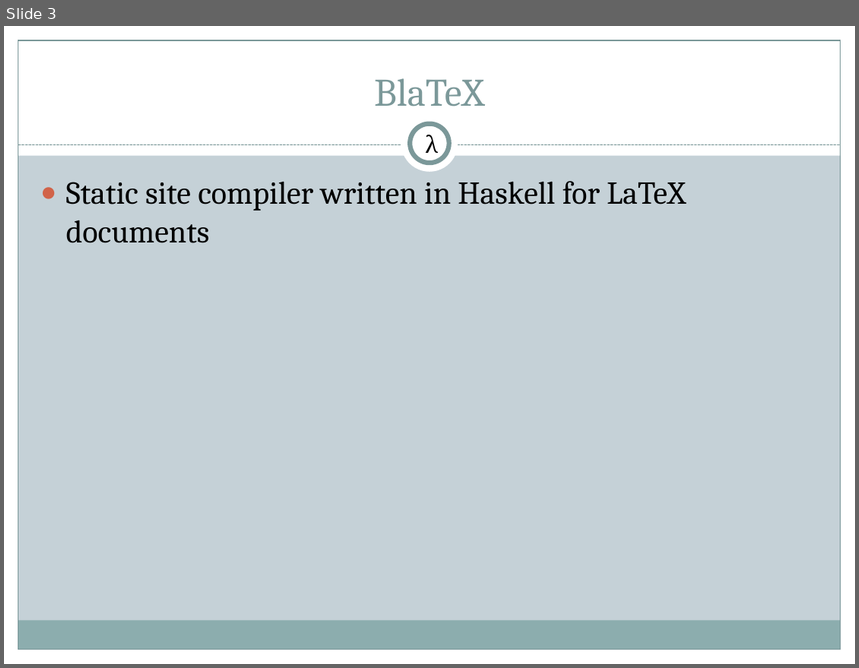
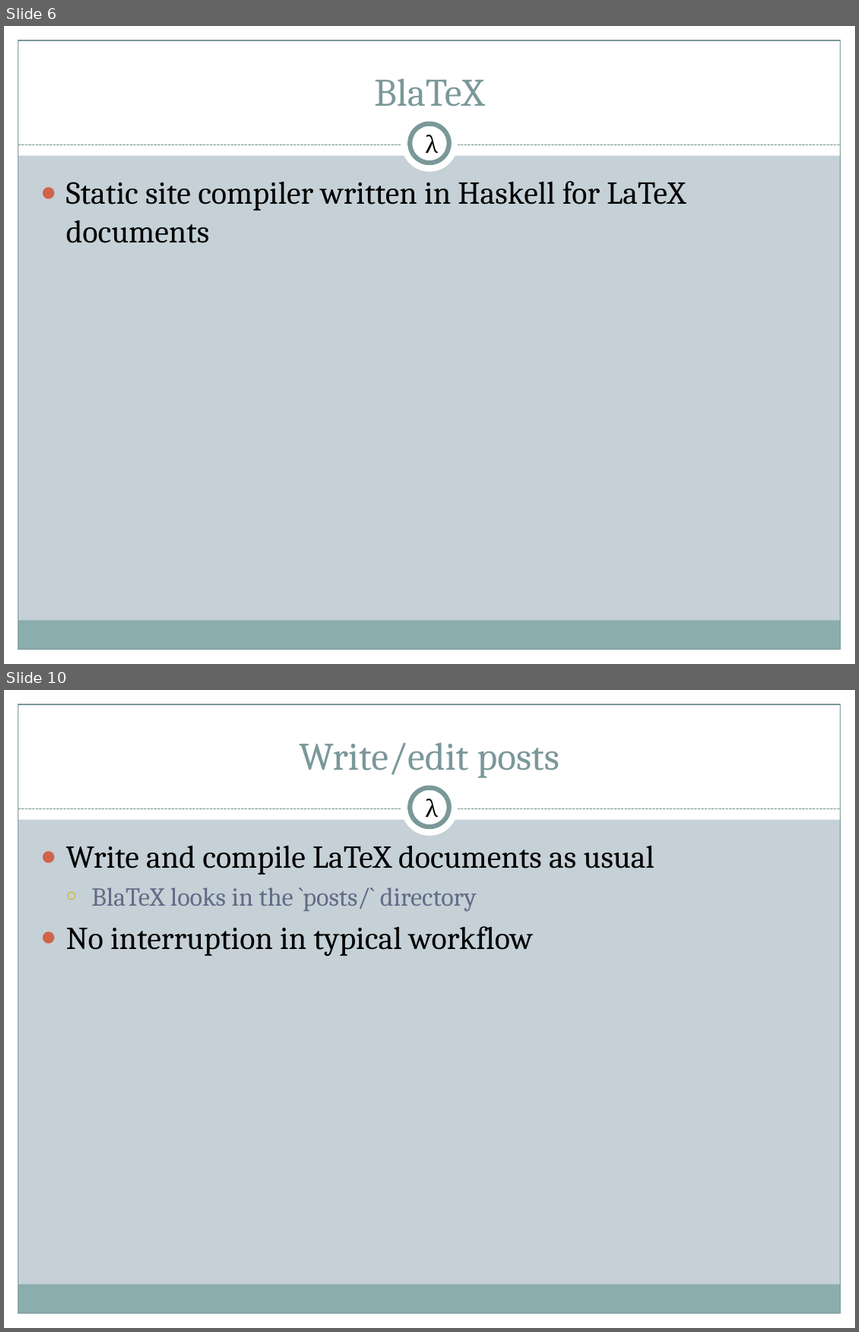
Before and after one commit to 2016rshah/Meta-BlaTeX, a slide deck: Presentations/Final_Presentation.pptx. Shown one above the other, each under a label of ours: slide 3 before the commit, slides 6 and 10 after it; the slides between them are not shown. The pictures are 859x668 and 859x1332 pixels, drawn with LibreOffice and Linux fonts; fonts in the diff are those of the drawing. Boxes give left, top, right and bottom in pixels: in the first picture for what was removed or moved away, otherwise in the second. Text is boxed around its words. In the diff, an @@ line names an element or a change of style, - is before the commit and + after.

```diff
--- a/Presentations/Final_Presentation.pptx
+++ b/Presentations/Final_Presentation.pptx
@@ slide 10 added at <box>4,690,855,1328</box>, background #C5D1D7; not listed: 9 template elements that a slide beside it also shows @@
@@ title added at <box>299,742,560,778</box>, 33 pt, text #7C999A @@
+Write/edit posts
@@ text added at <box>426,799,439,823</box>, 20 pt, text #000000 @@
+λ
@@ text added at <box>66,845,655,956</box>, 27 pt, text #000000 @@
+● Write and compile LaTeX documents as usual
+  ○ BlaTeX looks in the `posts/` directory
+● No interruption in typical workflow
@@ what was slide 3 is now slide 6 @@
```
Also in this commit, not shown: 1 slide changed, 11 other slides added.
